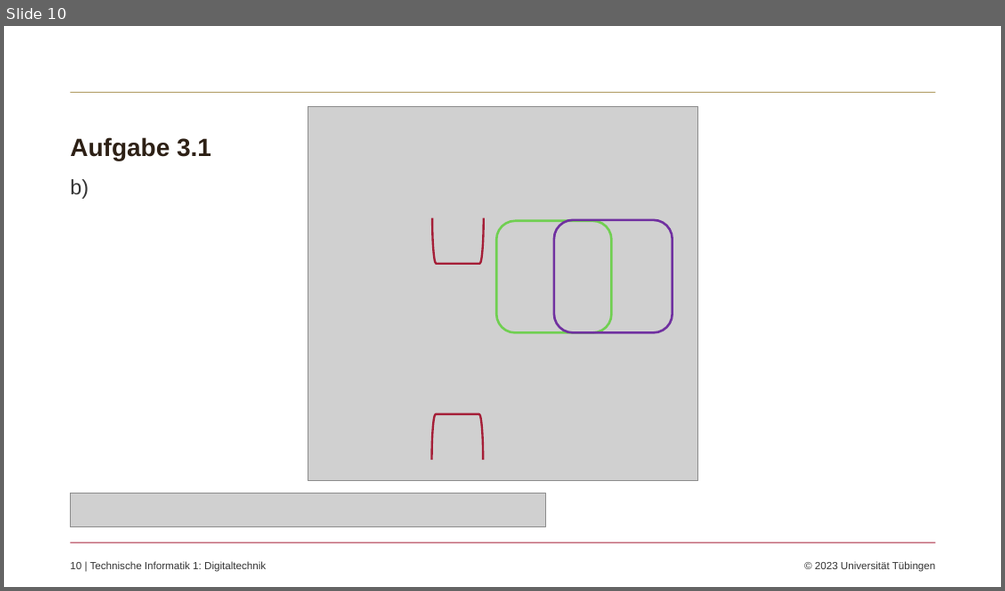
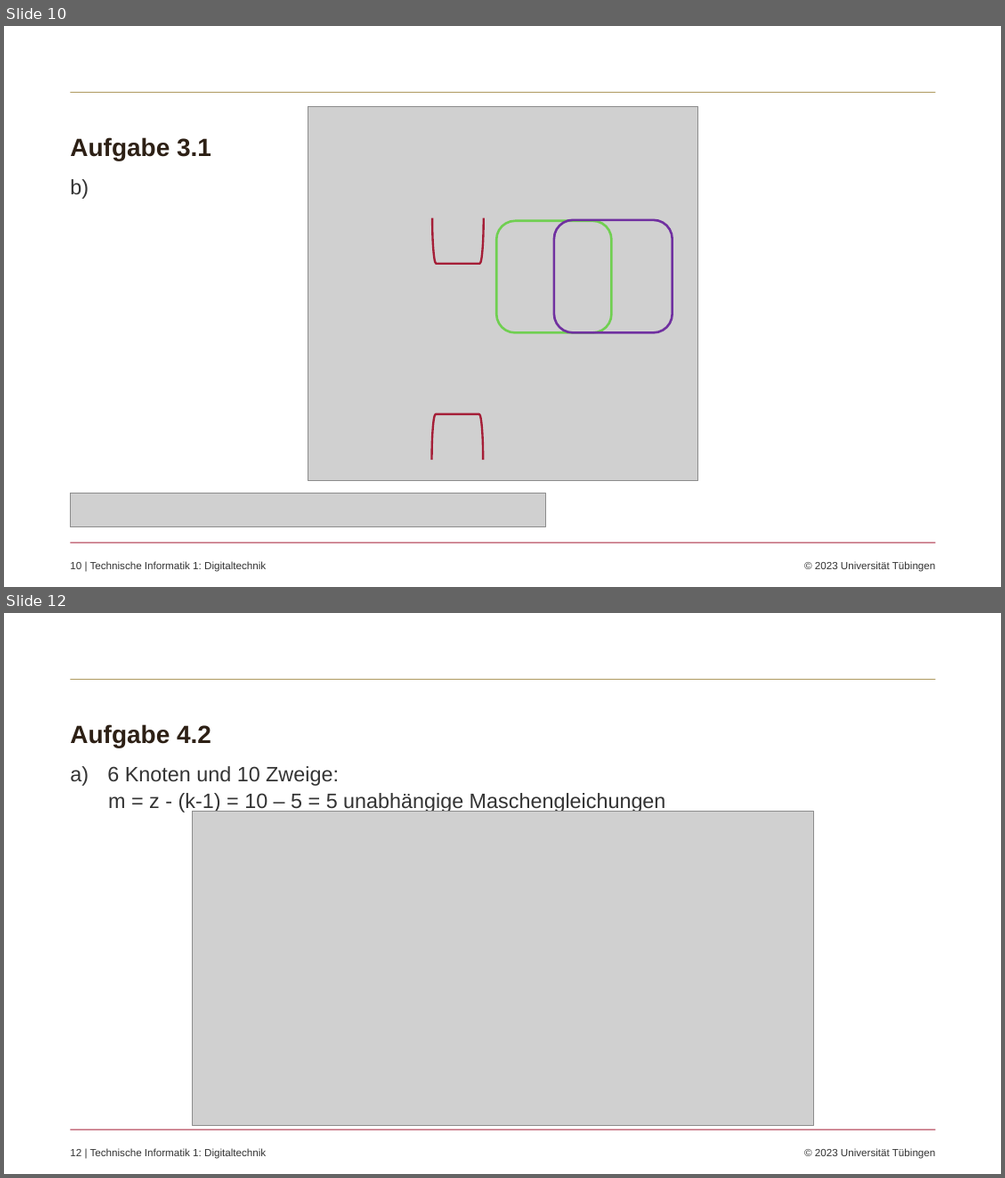
Before and after one commit to koennixer/Probeklausur, a slide deck: Probeklausur.pptx. Shown one above the other, each under a label of ours: slide 10 before the commit, slides 10 and 12 after it; the slides between them are not shown. The pictures are 1005x591 and 1005x1178 pixels, drawn with LibreOffice and Linux fonts; fonts in the diff are those of the drawing; grey boxes stand for pictures; background and template pictures are left out. Boxes give left, top, right and bottom in pixels: in the first picture for what was removed or moved away, otherwise in the second. Text is boxed around its words. In the diff, an @@ line names an element or a change of style, - is before the commit and + after.

Commit message:
Aufgabe 4.1 und 4.2

```diff
--- a/Probeklausur.pptx
+++ b/Probeklausur.pptx
@@ slide 12 added at (4, 613, 1001, 1174), background #FFFFFF; not listed: 3 template elements that a slide beside it also shows @@
@@ title added at (70, 724, 211, 747), 24 pt, text #2D2015, bold @@
+Aufgabe 4.2
@@ text added at (107, 766, 666, 813), 20 pt, text #333333 @@
+a) 6 Knoten und 10 Zweige:
+m = z - (k-1) = 10 – 5 = 5 unabhängige Maschengleichungen
@@ picture added at (193, 811, 813, 1126) @@
```
Also in this commit, not shown: 5 other slides added.
